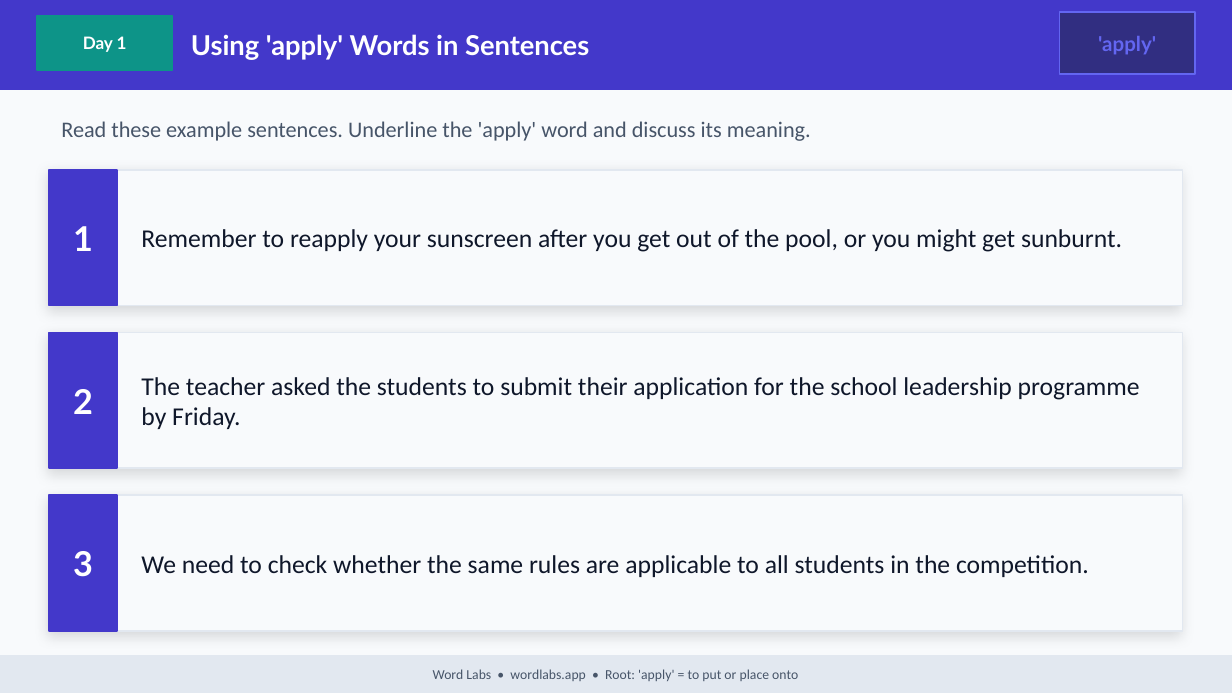
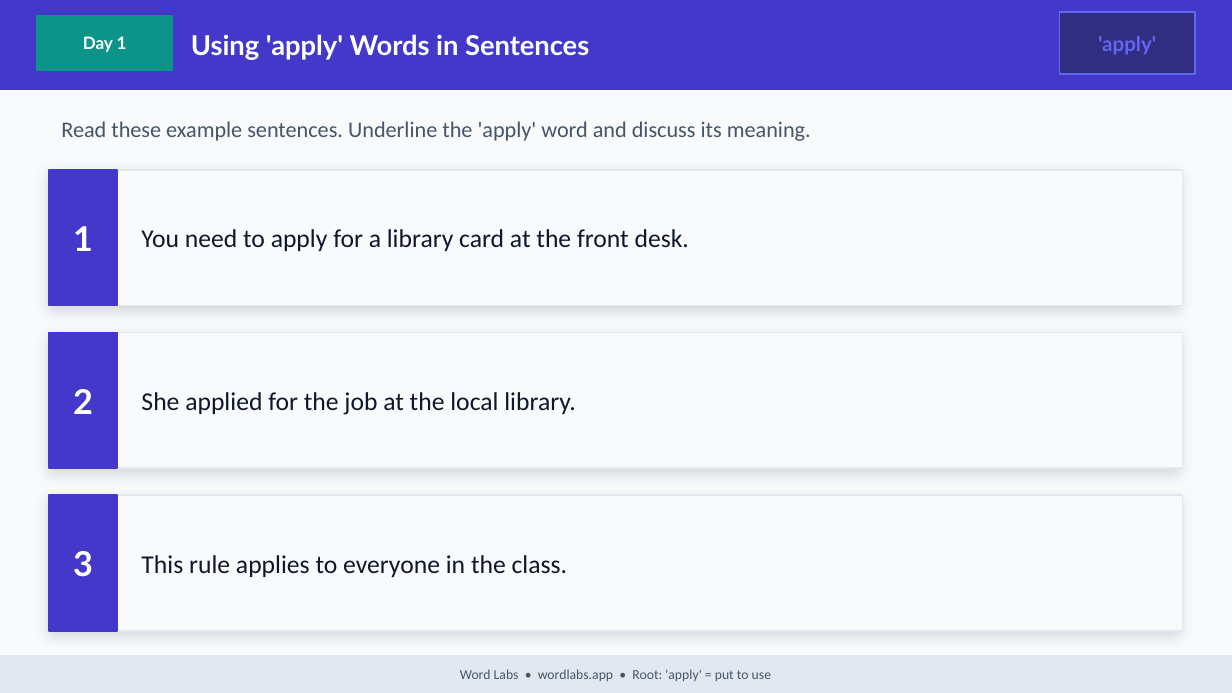
Before and after one commit to NickD135/morphology-builder, a slide deck: slide 9 of output/wordlabs-apply-3day.pptx. Drawn at 1232x693 pixels with LibreOffice and Linux fonts; fonts in the diff are those of the drawing. Boxes give left, top, right and bottom in pixels: in the first picture for what was removed or moved away, otherwise in the second. Text is boxed around its words. In the diff, an @@ line names an element or a change of style, - is before the commit and + after.

```diff
--- a/output/wordlabs-apply-3day.pptx
+++ b/output/wordlabs-apply-3day.pptx
@@ text at <box>141,229,689,251</box>: text changed @@
-Remember to reapply your sunscreen after you get out of the pool, or you might get sunburnt.
+You need to apply for a library card at the front desk.
@@ text at <box>141,392,575,415</box>: text changed @@
-The teacher asked the students to submit their application for the school leadership programme by Friday.
+She applied for the job at the local library.
@@ text at <box>141,555,567,577</box>: text changed @@
-We need to check whether the same rules are applicable to all students in the competition.
+This rule applies to everyone in the class.
@@ text at <box>460,669,771,681</box>: text changed @@
-Word Labs • wordlabs.app • Root: 'apply' = to put or place onto
+Word Labs • wordlabs.app • Root: 'apply' = put to use
```
Also in this commit, not shown: 34 other slides changed, 4 other files.
